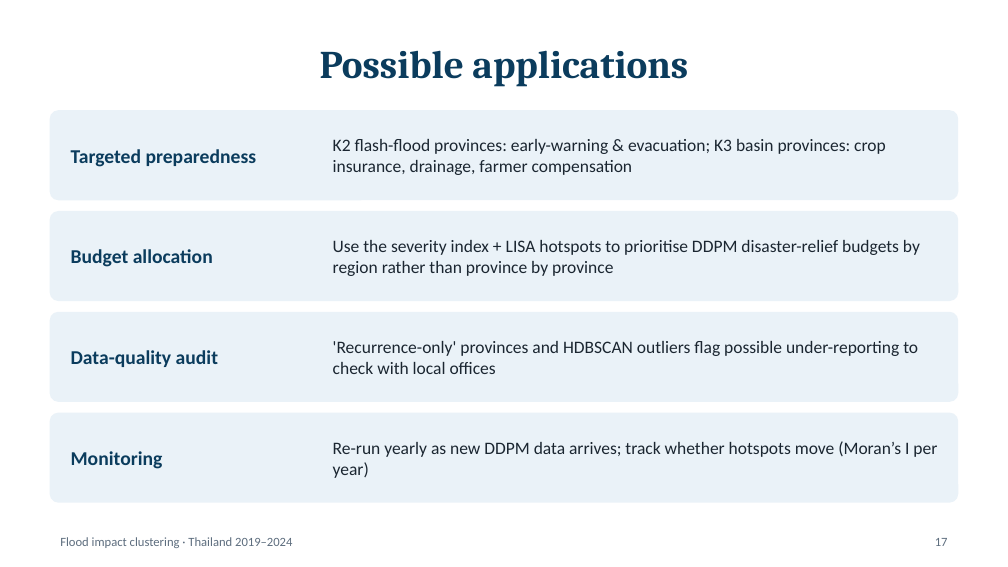
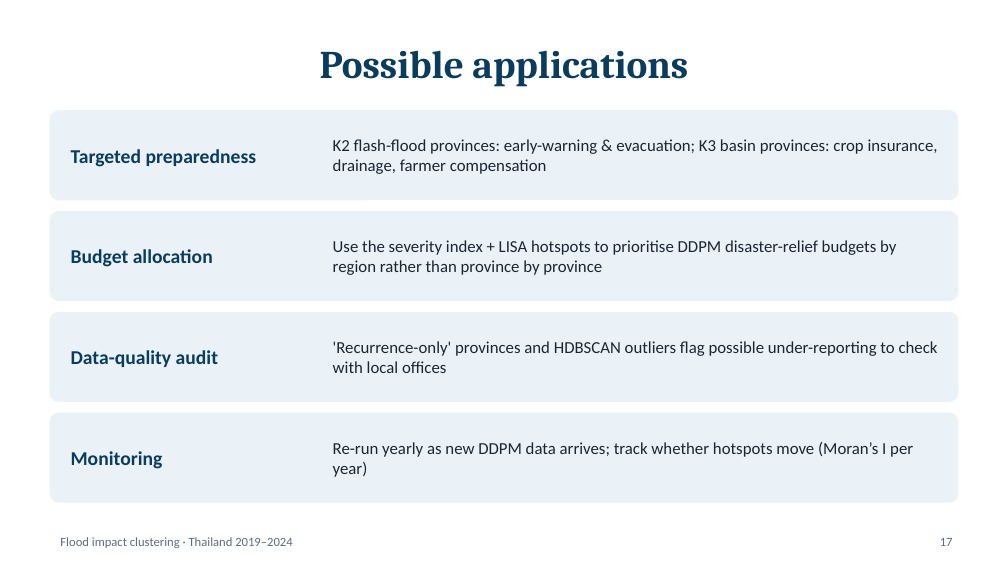
Before and after one commit to stampnapat/flood_analysis, a slide deck: slide 17 of slides/Flood_Clustering_Thailand.pptx. Drawn at 1008x567 pixels with LibreOffice and Linux fonts; fonts in the diff are those of the drawing. Boxes give left, top, right and bottom in pixels: in the first picture for what was removed or moved away, otherwise in the second. Text is boxed around its words. In the diff, an @@ line names an element or a change of style, - is before the commit and + after.

```diff
--- a/slides/Flood_Clustering_Thailand.pptx
+++ b/slides/Flood_Clustering_Thailand.pptx
@@ size 12.5 to 12 pt in 4 elements at bbox=[333, 139, 938, 174], bbox=[333, 240, 896, 275], bbox=[333, 341, 938, 373], bbox=[333, 442, 913, 477] @@
@@ page number: place and size @@
-page number at bbox=[935, 538, 948, 546]
+page number at bbox=[940, 538, 953, 546]
```
Also in this commit, not shown: 17 other slides changed.
